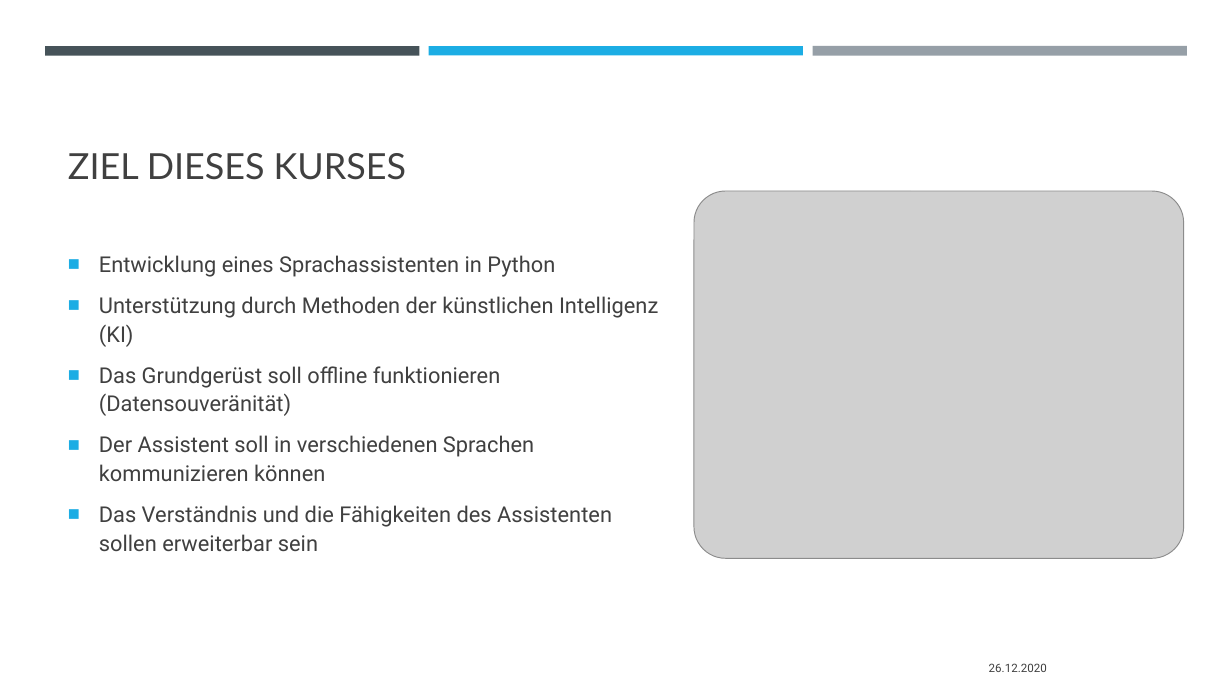
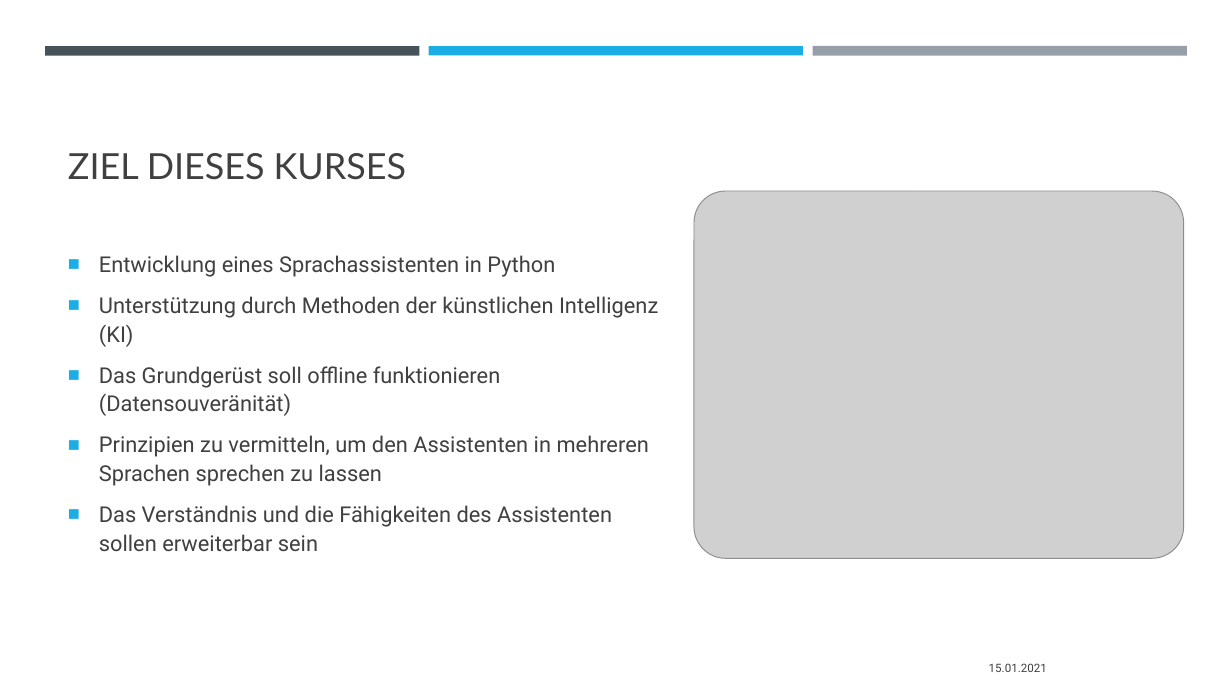
Before and after one commit to padmalcom/AISpeechAssistant, a slide deck: slide 3 of slides/00_a_Introduction.pptx. Drawn at 1232x693 pixels with LibreOffice and Linux fonts; fonts in the diff are those of the drawing; grey boxes stand for pictures. Boxes give left, top, right and bottom in pixels: in the first picture for what was removed or moved away, otherwise in the second. Text is boxed around its words. In the diff, an @@ line names an element or a change of style, - is before the commit and + after.

```diff
--- a/slides/00_a_Introduction.pptx
+++ b/slides/00_a_Introduction.pptx
@@ text at box(99, 435, 649, 486): text changed @@
-■ Der Assistent soll in verschiedenen Sprachen kommunizieren können
+■ Prinzipien zu vermitteln, um den Assistenten in mehreren Sprachen sprechen zu lassen
@@ text at box(989, 663, 1047, 672): text changed @@
-26.12.2020
+15.01.2021
```
Also in this commit, not shown: 3 other slides changed, 12 other files.
